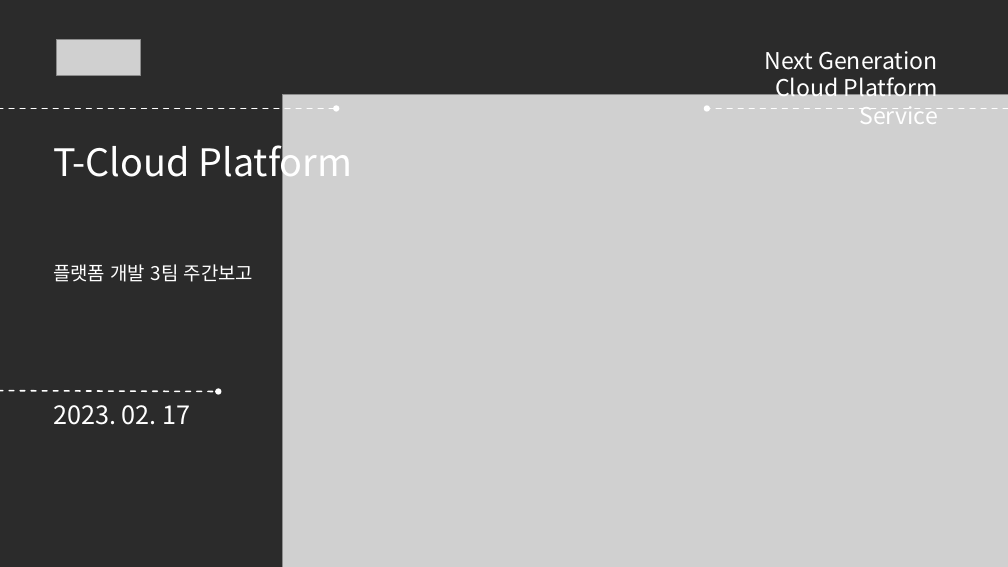
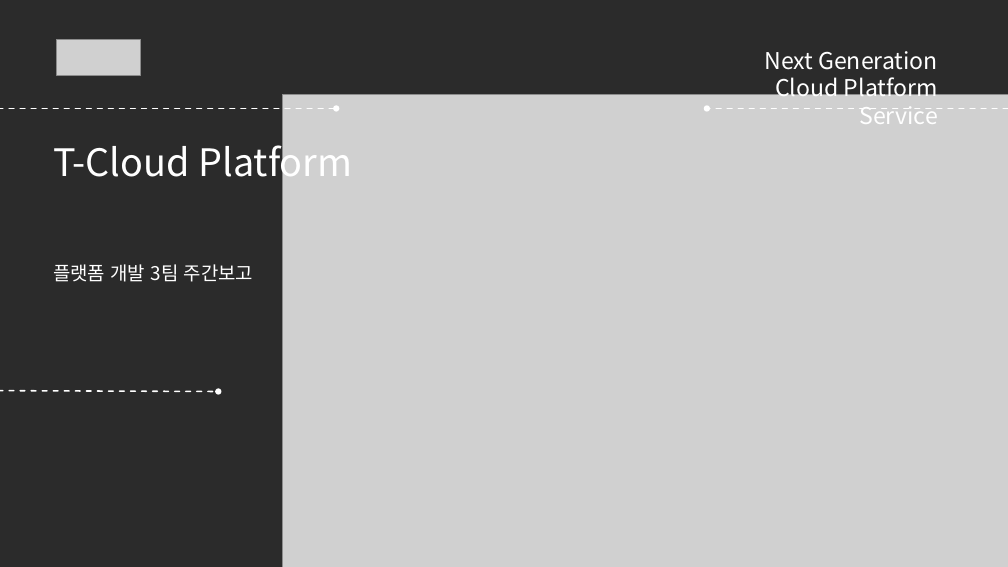
Before and after one commit to cucuridas/chatbot_tg, a slide deck: slide 1 of workReport/form.pptx. Drawn at 1008x567 pixels with LibreOffice and Linux fonts; fonts in the diff are those of the drawing; grey boxes stand for pictures; background and template pictures are left out; a plain dark background stands for a picture behind light text. Boxes give left, top, right and bottom in pixels: in the first picture for what was removed or moved away, otherwise in the second. Text is boxed around its words. In the diff, an @@ line names an element or a change of style, - is before the commit and + after.

```diff
--- a/workReport/form.pptx
+++ b/workReport/form.pptx
@@ text removed at box(53, 405, 190, 425) @@
-2023. 02. 17
```
Also in this commit, not shown: 10 other files.
